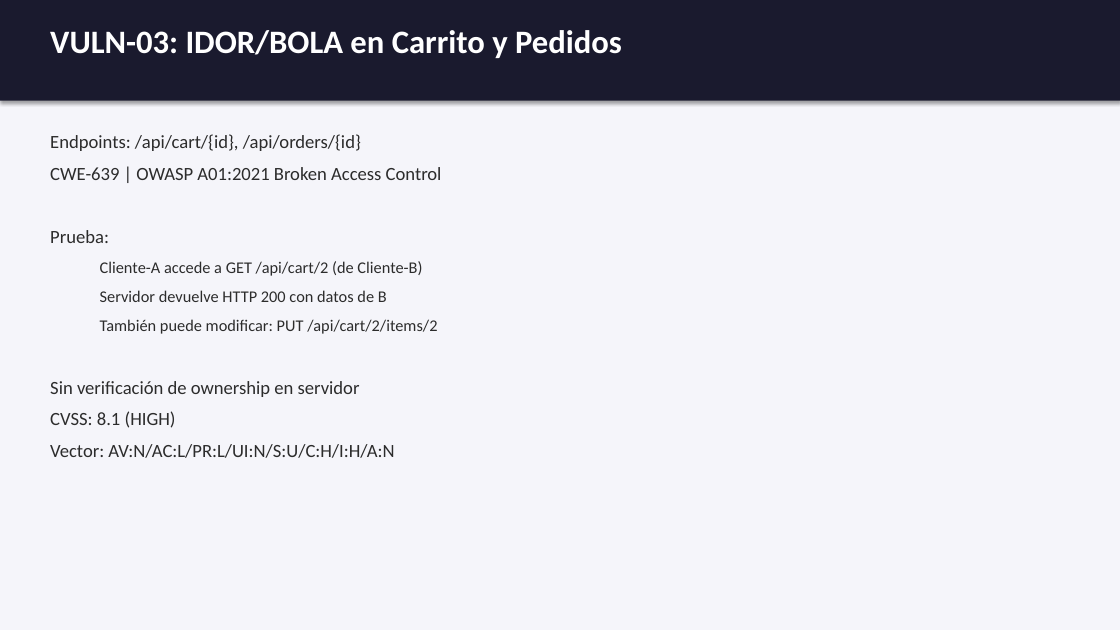
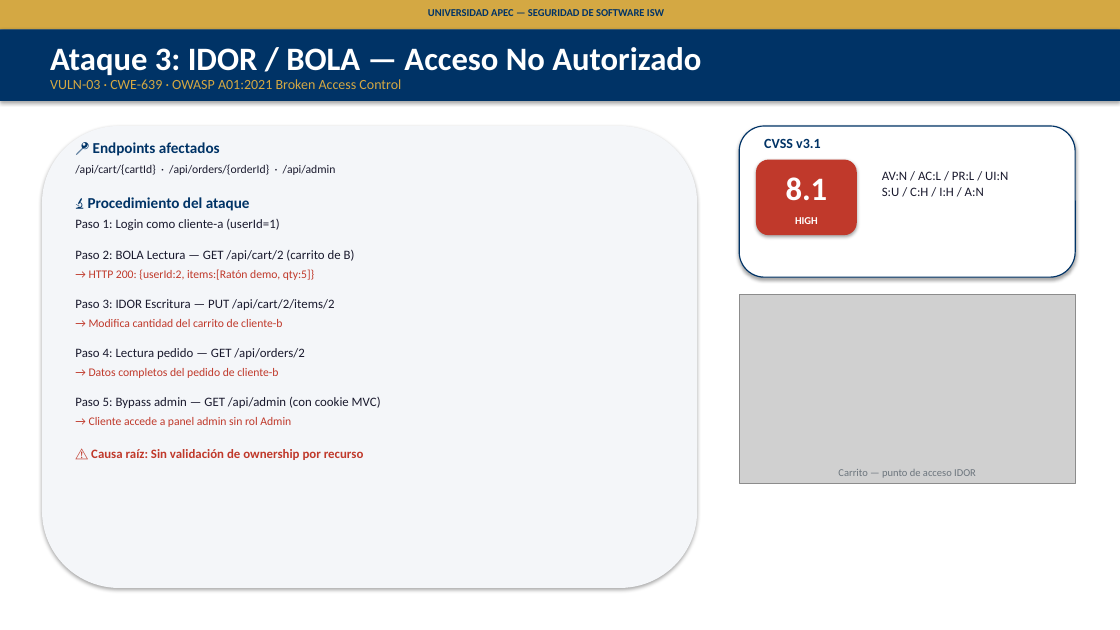
Before and after one commit to RainieryPeniaJrg/unapec-isw-mini-shop-security-lab, a slide deck: slide 10 of docs/fase1/presentacion-fase1-minishop.pptx (slide 9 before the commit). Drawn at 1120x630 pixels with LibreOffice and Linux fonts; fonts in the diff are those of the drawing; grey boxes stand for pictures. Boxes give left, top, right and bottom in pixels: in the first picture for what was removed or moved away, otherwise in the second. Text is boxed around its words. In the diff, an @@ line names an element or a change of style, - is before the commit and + after.

```diff
--- a/docs/fase1/presentacion-fase1-minishop.pptx
+++ b/docs/fase1/presentacion-fase1-minishop.pptx
@@ background #F5F5FA to #FFFFFF @@
@@ rectangle: place and size @@
-rectangle at [0, 0, 1120, 101]
+rectangle at [0, 29, 1120, 101]
@@ rectangle at [0, 29, 1120, 101]: fill #1A1A2E to #003366 @@
@@ rectangle added at [0, 0, 1120, 29], fill #D4A843 @@
@@ text added at [428, 9, 664, 16], 9 pt, text #003366, bold @@
+UNIVERSIDAD APEC — SEGURIDAD DE SOFTWARE ISW
@@ text removed at [50, 30, 622, 58] @@
-VULN-03: IDOR/BOLA en Carrito y Pedidos
@@ text added at [50, 47, 701, 75], 28 pt, text #FFFFFF, bold @@
+Ataque 3: IDOR / BOLA — Acceso No Autorizado
@@ text added at [50, 79, 401, 89], 12 pt, text #D4A843 @@
+VULN-03 · CWE-639 · OWASP A01:2021 Broken Access Control
@@ rounded rectangle added at [42, 126, 697, 588], fill #F4F6F9 @@
@@ text at [75, 142, 381, 460]: text changed; size 16 to 11 pt; text colour #2C2C2C to #1A1A2E @@
-Endpoints: /api/cart/{id}, /api/orders/{id}
-CWE-639 | OWASP A01:2021 Broken Access Control
-Prueba:
-  Cliente-A accede a GET /api/cart/2 (de Cliente-B)
-  Servidor devuelve HTTP 200 con datos de B
-  También puede modificar: PUT /api/cart/2/items/2
-Sin verificación de ownership en servidor
-CVSS: 8.1 (HIGH)
-Vector: AV:N/AC:L/PR:L/UI:N/S:U/C:H/I:H/A:N
+📍 Endpoints afectados
+/api/cart/{cartId} · /api/orders/{orderId} · /api/admin
+🔬 Procedimiento del ataque
+Paso 1: Login como cliente-a (userId=1)
+Paso 2: BOLA Lectura — GET /api/cart/2 (carrito de B)
+→ HTTP 200: {userId:2, items:[Ratón demo, qty:5]}
+Paso 3: IDOR Escritura — PUT /api/cart/2/items/2
+→ Modifica cantidad del carrito de cliente-b
+Paso 4: Lectura pedido — GET /api/orders/2
+→ Datos completos del pedido de cliente-b
+Paso 5: Bypass admin — GET /api/admin (con cookie MVC)
+→ Cliente accede a panel admin sin rol Admin
+⚠️ Causa raíz: Sin validación de ownership por recurso
@@ rounded rectangle added at [739, 126, 1075, 277], fill #FFFFFF, outline #003366 1 pt @@
@@ text added at [764, 138, 821, 148], 12 pt, text #003366, bold @@
+CVSS v3.1
@@ rounded rectangle added at [756, 160, 857, 235], fill #C0392B @@
@@ text added at [786, 177, 828, 201], 28 pt, text #FFFFFF, bold @@
+8.1
@@ text added at [882, 171, 1008, 196], 11 pt, text #1A1A2E @@
+AV:N / AC:L / PR:L / UI:N
+S:U / C:H / I:H / A:N
@@ text added at [795, 217, 818, 224], 9 pt, text #FFFFFF, bold @@
+HIGH
@@ picture added at [739, 294, 1075, 483] @@
@@ text added at [838, 469, 976, 478], 9 pt, text #6C757D @@
+Carrito — punto de acceso IDOR
```
Also in this commit, not shown: 8 other slides changed, 10 slides added, 5 slides removed, 1 other file.
